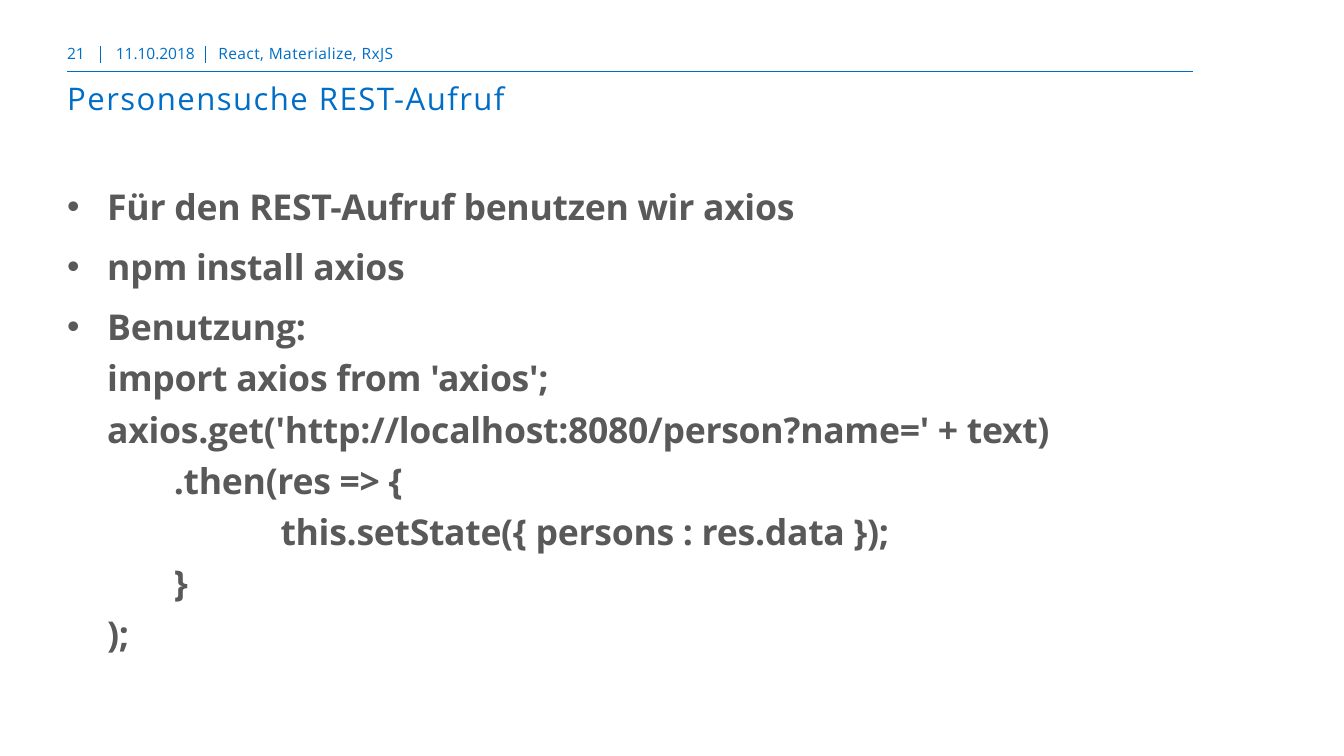
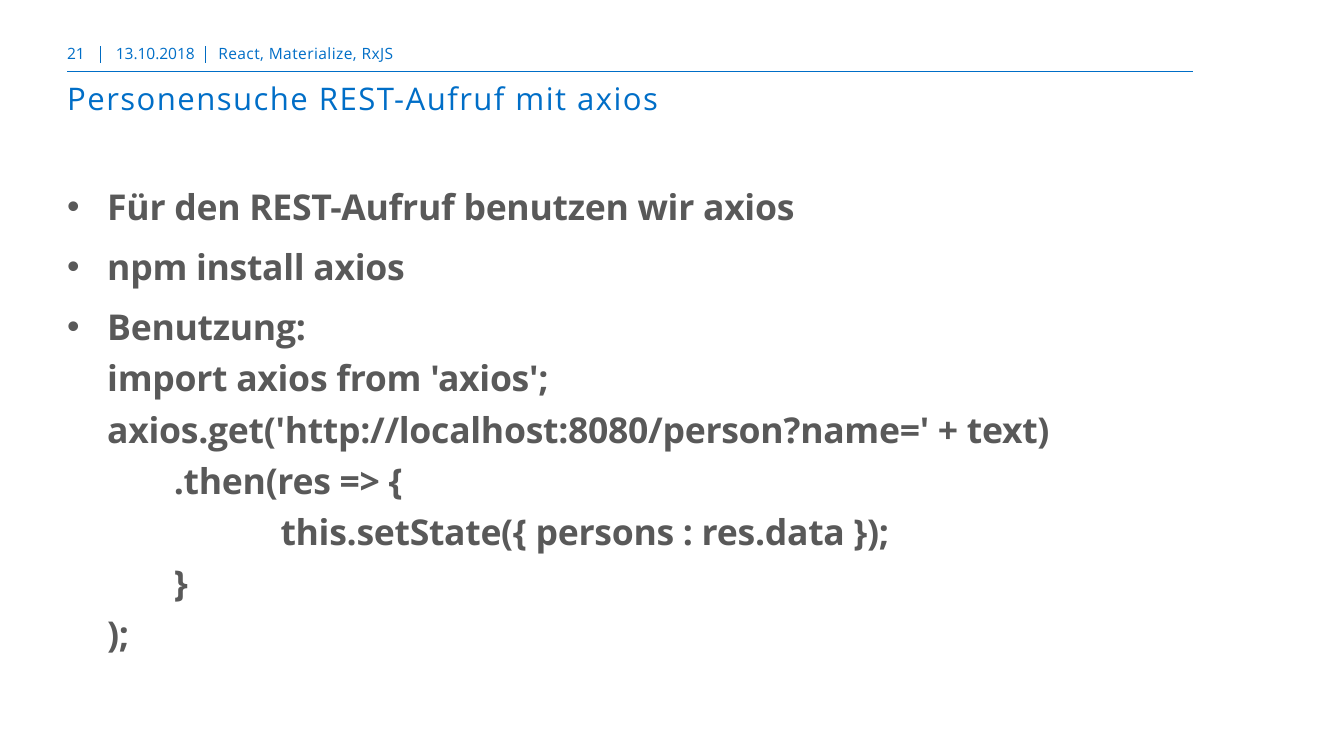
Before and after one commit to markusborer/ReactSample, a slide deck: slide 21 of React.pptx. Drawn at 1344x756 pixels with LibreOffice and Linux fonts; fonts in the diff are those of the drawing; background and template pictures are left out. Boxes give left, top, right and bottom in pixels: in the first picture for what was removed or moved away, otherwise in the second. Text is boxed around its words. In the diff, an @@ line names an element or a change of style, - is before the commit and + after.

```diff
--- a/React.pptx
+++ b/React.pptx
@@ text at bbox=[116, 47, 195, 59]: text changed @@
-11.10.2018
+13.10.2018
@@ title at bbox=[67, 86, 658, 111]: text changed @@
-Personensuche REST-Aufruf
+Personensuche REST-Aufruf mit axios
```
Also in this commit, not shown: 23 other slides changed, 3 slides added, 1 other file.
